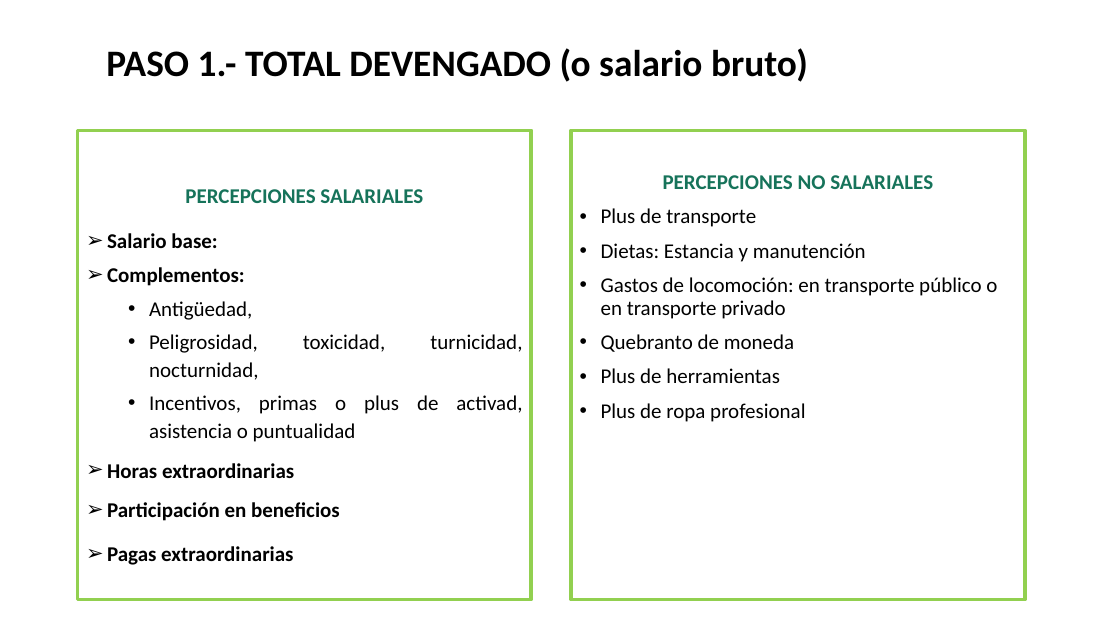
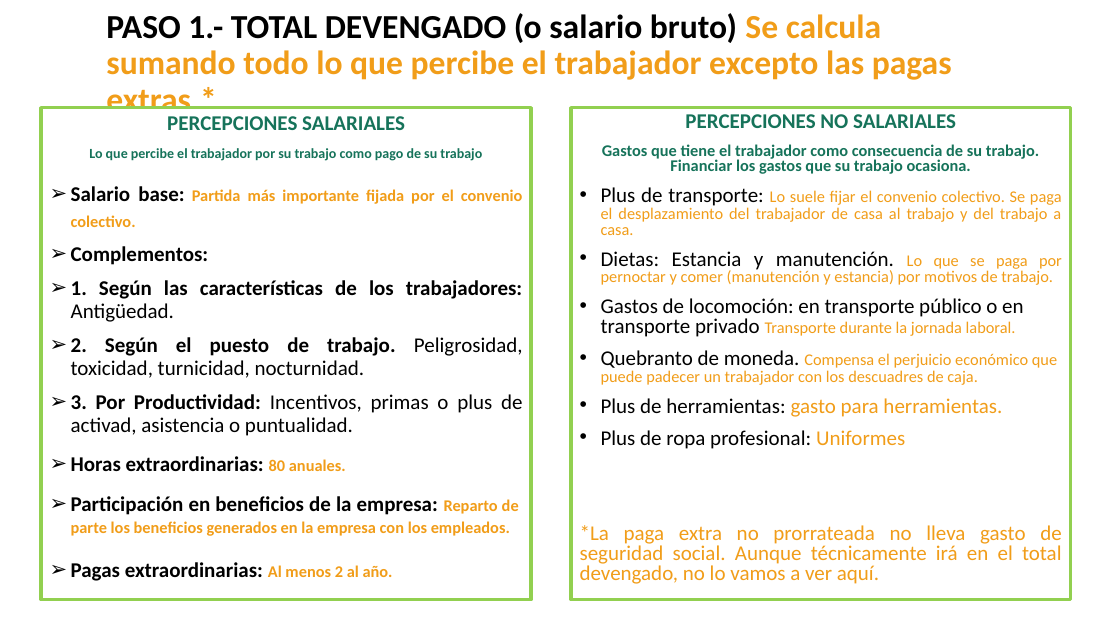
Before and after one commit to DiMaPaGa/daw1, a slide deck: slide 5 of PROGRAMACION/FOL/Tema 4 La nómina 2023.pptx. Drawn at 1120x630 pixels with LibreOffice and Linux fonts; fonts in the diff are those of the drawing. Boxes give left, top, right and bottom in pixels: in the first picture for what was removed or moved away, otherwise in the second. Text is boxed around its words. In the diff, an @@ line names an element or a change of style, - is before the commit and + after.

```diff
--- a/PROGRAMACION/FOL/Tema 4 La nómina 2023.pptx
+++ b/PROGRAMACION/FOL/Tema 4 La nómina 2023.pptx
@@ title at (106, 13, 952, 119): text changed; size 32 to 28.8 pt; text colour #000000 to #F19D19 @@
-PASO 1.- TOTAL DEVENGADO (o salario bruto)
+PASO 1.- TOTAL DEVENGADO (o salario bruto) Se calcula sumando todo lo que percibe el trabajador excepto las pagas extras.*
@@ text "PERCEPCIONES SALARIALES": place and size @@
-text "PERCEPCIONES SALARIALES" at (77, 130, 531, 600)
+text "PERCEPCIONES SALARIALES" at (41, 108, 531, 600)
@@ text "PERCEPCIONES NO SALARIALES": place and size @@
-text "PERCEPCIONES NO SALARIALES" at (571, 130, 1025, 600)
+text "PERCEPCIONES NO SALARIALES" at (571, 108, 1071, 600)
@@ text at (685, 114, 956, 128): line spacing 0.9 to 0.8 @@
@@ text at (71, 148, 523, 227): text changed; size 18 to 12 pt; text colour #000000 to #16745A @@
-➢ Salario base:
+Lo que percibe el trabajador por su trabajo como pago de su trabajo
+➢ Salario base: Partida más importante fijada por el convenio colectivo.
@@ text at (580, 144, 1062, 584): text changed; size 18 to 14 pt; text colour #000000 to #F19D19 @@
-• Plus de transporte
-• Dietas: Estancia y manutención
-• Gastos de locomoción: en transporte público o en transporte privado
-• Quebranto de moneda
-• Plus de herramientas
-• Plus de ropa profesional
+Gastos que tiene el trabajador como consecuencia de su trabajo. Financiar los gastos que su trabajo ocasiona.
+• Plus de transporte: Lo suele fijar el convenio colectivo. Se paga el desplazamiento del trabajador de casa al trabajo y del trabajo a casa.
+• Dietas: Estancia y manutención. Lo que se paga por pernoctar y comer (manutención y estancia) por motivos de trabajo.
+• Gastos de locomoción: en transporte público o en transporte privado Transporte durante la jornada laboral.
+• Quebranto de moneda. Compensa el perjuicio económico que puede padecer un trabajador con los descuadres de caja.
+• Plus de herramientas: gasto para herramientas.
+• Plus de ropa profesional: Uniformes
+*La paga extra no prorrateada no lleva gasto de seguridad social. Aunque técnicamente irá en el total devengado, no lo vamos a ver aquí.
@@ text at (71, 280, 523, 581): text changed; bold on @@
-  • Antigüedad,
-  • Peligrosidad, toxicidad, turnicidad, nocturnidad,
-  • Incentivos, primas o plus de activad, asistencia o puntualidad
-➢ Horas extraordinarias
-➢ Participación en beneficios
-➢ Pagas extraordinarias
+  ➢ 1. Según las características de los trabajadores: Antigüedad.
+  ➢ 2. Según el puesto de trabajo. Peligrosidad, toxicidad, turnicidad, nocturnidad.
+➢ 3. Por Productividad: Incentivos, primas o plus de activad, asistencia o puntualidad.
+➢ Horas extraordinarias: 80 anuales.
+➢ Participación en beneficios de la empresa: Reparto de parte los beneficios generados en la empresa con los empleados.
+➢ Pagas extraordinarias: Al menos 2 al año.
```
Also in this commit, not shown: 5 other slides changed, 2 slides added, 30 other files.
